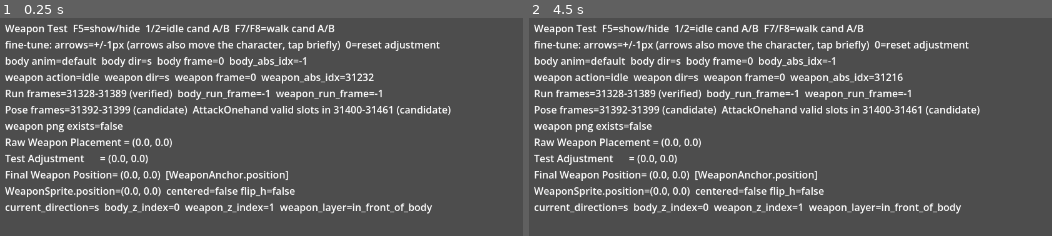
Above: before the commit, frames 1-2 (left to right).
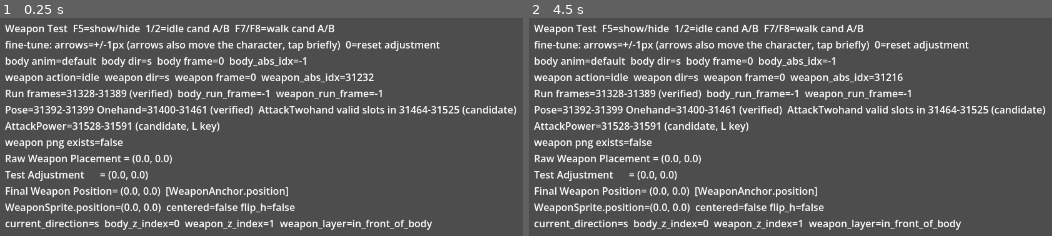
Above: after the commit, the same moments.

Repository: zhanghan122/MirRPG
Game: Godot game, scene res://scenes/experiments/weapon_idle_test.tscn
The game is run twice, just before and just after one commit, with the same random seed, the same clock (stepped at 60 frames per second) and the same inputs. This scene is started directly instead of the project's main scene.
Inputs:
- Up to frame 1 (0.25 s): no input
- Up to frame 2 (4.5 s): tap Enter at 0.5, 2, 3.5 s; hold D (move_right) 0.53-1.28 s; hold Shift (run) 0.53-1.28 s; tap Space at 0.77, 1.25, 1.52, 2.75, 3.02, 3.77, 4.25 s; hold S (move_down) 1.28-2.03 s; tap Shift (run) at 1.35, 3.05 s; hold D (move_right) 2.03-2.78 s; hold Shift (run) 2.03-2.78 s; tap 1 at 2.1 s; hold W (move_up) 2.78-3.53 s; tap 9 at 2.85 s; hold Shift (run) 3.53-4.28 s; hold A (move_left) from 3.53 s (still down); tap 0 at 3.6 s; tap 2 at 4.35 s

The runs differ from the first frame. In frame 1, 9.7% of the frame differs, in the area x 0-99%, y 40-98%; in frame 2, 9.7%.

Commit message:
Verified weapon pose and one-hand attack

Diff:
--- a/scripts/experiments/weapon_idle_test.gd
+++ b/scripts/experiments/weapon_idle_test.gd
@@ -2,8 +2,10 @@
 
 # ============================================================
 # Weapon experiment: Idle + Walk (verified, frozen) + Run (user-verified, frozen)
-# + Pose / AttackOnehand (candidate mappings, pending live verification).
-# No twohand/power/cast/dig/hit/death weapon frames yet.
+# + Pose / AttackOnehand (user-verified, frozen)
+# + AttackTwohand (candidate mapping, pending live verification).
+# + AttackPower (candidate mapping 31528-31591, pending live verification).
+# No cast/dig/hit/death weapon frames yet.
 # The stable Hum character is NOT modified by this script; it is
 # instantiated and read via get_frame_info() only.
 #
@@ -96,7 +98,7 @@
 # first 6 frames valid per direction. Blank slots (31406-31407, 31414-31415,
 # 31422-31423, 31430-31431, 31438-31439, 31446-31447, 31454-31455, 31462-31463)
 # are NOT part of the animation and must never be loaded or displayed.
-# Candidate mapping; pending live verification (J key).
+# User-verified live (J key); frozen.
 const ATTACK_ONEHAND_FRAMES := {
 	"n": [31400, 31401, 31402, 31403, 31404, 31405],
 	"ne": [31408, 31409, 31410, 31411, 31412, 31413],
@@ -106,6 +108,35 @@
 	"sw": [31440, 31441, 31442, 31443, 31444, 31445],
 	"w": [31448, 31449, 31450, 31451, 31452, 31453],
 	"nw": [31456, 31457, 31458, 31459, 31460, 31461],
+}
+
+# Attack twohand (31464-31525): same 8-index slot layout as idle/walk/run/onehand,
+# first 6 frames valid per direction. Blank slots (31470-31471, 31478-31479,
+# 31486-31487, 31494-31495, 31502-31503, 31510-31511, 31518-31519, 31526-31527)
+# are NOT part of the animation and must never be loaded or displayed.
+# Candidate mapping; pending live verification (K key).
+const ATTACK_TWOHAND_FRAMES := {
+	"n": [31464, 31465, 31466, 31467, 31468, 31469],
+	"ne": [31472, 31473, 31474, 31475, 31476, 31477],
+	"e": [31480, 31481, 31482, 31483, 31484, 31485],
+	"se": [31488, 31489, 31490, 31491, 31492, 31493],
+	"s": [31496, 31497, 31498, 31499, 31500, 31501],
+	"sw": [31504, 31505, 31506, 31507, 31508, 31509],
+	"w": [31512, 31513, 31514, 31515, 31516, 31517],
+	"nw": [31520, 31521, 31522, 31523, 31524, 31525],
+}
+# Power attack (31528-31591): 8 frames per direction, mirrors body attack_power
+# local 328-391. All 64 files exist with no blank slots. Candidate mapping;
+# pending live verification (L key).
+const ATTACK_POWER_FRAMES := {
+	"n": [31528, 31529, 31530, 31531, 31532, 31533, 31534, 31535],
+	"ne": [31536, 31537, 31538, 31539, 31540, 31541, 31542, 31543],
+	"e": [31544, 31545, 31546, 31547, 31548, 31549, 31550, 31551],
+	"se": [31552, 31553, 31554, 31555, 31556, 31557, 31558, 31559],
+	"s": [31560, 31561, 31562, 31563, 31564, 31565, 31566, 31567],
+	"sw": [31568, 31569, 31570, 31571, 31572, 31573, 31574, 31575],
+	"w": [31576, 31577, 31578, 31579, 31580, 31581, 31582, 31583],
+	"nw": [31584, 31585, 31586, 31587, 31588, 31589, 31590, 31591],
 }
 
 var weapon_enabled := true
@@ -182,8 +213,14 @@
 		"attack_onehand":
 			frames = ATTACK_ONEHAND_FRAMES.get(dir, [])
 			weapon_action = "attack_onehand"
+		"attack_twohand":
+			frames = ATTACK_TWOHAND_FRAMES.get(dir, [])
+			weapon_action = "attack_twohand"
+		"attack_power":
+			frames = ATTACK_POWER_FRAMES.get(dir, [])
+			weapon_action = "attack_power"
 		_:
-			# idle and all other actions (twohand/power/cast/dig/hit/death...):
+			# idle and all other actions (cast/dig/hit/death...):
 			# keep showing the current direction's idle weapon frames.
 			frames = _idle_candidate().get(dir, [])
 
@@ -295,7 +332,7 @@
 func _preload_weapon_data() -> void:
 	# Only the indices listed above are checked/loaded. Blank slots inside
 	# 31400-31463 (e.g. 31406-31407) appear in no array and are never touched.
-	for cand in [IDLE_CANDIDATE_A, IDLE_CANDIDATE_B, WALK_CANDIDATE_A, WALK_CANDIDATE_B, RUN_FRAMES, POSE_FRAMES, ATTACK_ONEHAND_FRAMES]:
+	for cand in [IDLE_CANDIDATE_A, IDLE_CANDIDATE_B, WALK_CANDIDATE_A, WALK_CANDIDATE_B, RUN_FRAMES, POSE_FRAMES, ATTACK_ONEHAND_FRAMES, ATTACK_TWOHAND_FRAMES, ATTACK_POWER_FRAMES]:
 		for dir in cand:
 			for abs_idx in cand[dir]:
 				var idx := int(abs_idx)
@@ -331,7 +368,8 @@
 		"body anim=%s  body dir=%s  body frame=%d  body_abs_idx=%d" % [anim, dir, body_frame, int(info["absolute_index"])],
 		"weapon action=%s  weapon dir=%s  weapon frame=%d  weapon_abs_idx=%d" % [weapon_action, dir, frame_idx, _current_abs_idx],
 		"Run frames=31328-31389 (verified)  body_run_frame=%d  weapon_run_frame=%d" % [_hud_run_body_frame, _hud_weapon_run_frame],
-		"Pose frames=31392-31399 (candidate)  AttackOnehand valid slots in 31400-31461 (candidate)",
+		"Pose=31392-31399 Onehand=31400-31461 (verified)  AttackTwohand valid slots in 31464-31525 (candidate)",
+		"AttackPower=31528-31591 (candidate, L key)",
 		"weapon png exists=%s" % (str(_png_exists.get(_current_abs_idx, false)) if _current_abs_idx >= 0 else "n/a"),
 		"Raw Weapon Placement = (%.1f, %.1f)" % [plc.x, plc.y],
 		"Test Adjustment      = (%.1f, %.1f)" % [weapon_test_adjustment.x, weapon_test_adjustment.y],
@@ -341,10 +379,11 @@
 			dir, _body_sprite.z_index, _sprite.z_index,
 			"behind_body" if dir in ["w", "nw", "sw"] else "in_front_of_body"],
 	]
-	if weapon_action == "attack_onehand":
+	if weapon_action in ["attack_onehand", "attack_twohand", "attack_power"]:
 		var png_path := ("res://Weapon/%05d.png" % _current_abs_idx) if _current_abs_idx >= 0 else ""
-		lines.append("J-diag body_animation=%s parsed_action=%s parsed_direction=%s body_frame=%d weapon_action=%s weapon_frame=%d weapon_absolute_index=%d weapon_png_path=%s weapon_png_exists=%s weapon_visible=%s weapon_layer_enabled=%s" % [
-			anim, action, dir, body_frame, weapon_action, frame_idx, _current_abs_idx,
+		var diag_tag := "J-diag" if weapon_action == "attack_onehand" else ("K-diag" if weapon_action == "attack_twohand" else "L-diag")
+		lines.append("%s body_animation=%s parsed_action=%s parsed_direction=%s body_frame=%d weapon_action=%s weapon_frame=%d weapon_absolute_index=%d weapon_png_path=%s weapon_png_exists=%s weapon_visible=%s weapon_layer_enabled=%s" % [
+			diag_tag, anim, action, dir, body_frame, weapon_action, frame_idx, _current_abs_idx,
 			png_path, str(_png_exists.get(_current_abs_idx, false)) if _current_abs_idx >= 0 else "n/a",
 			str(_sprite.visible), str(weapon_enabled)])
 	_hud.text = "\n".join(lines)
Not shown, changed: WEAPON_FRAME_RESEARCH.md
